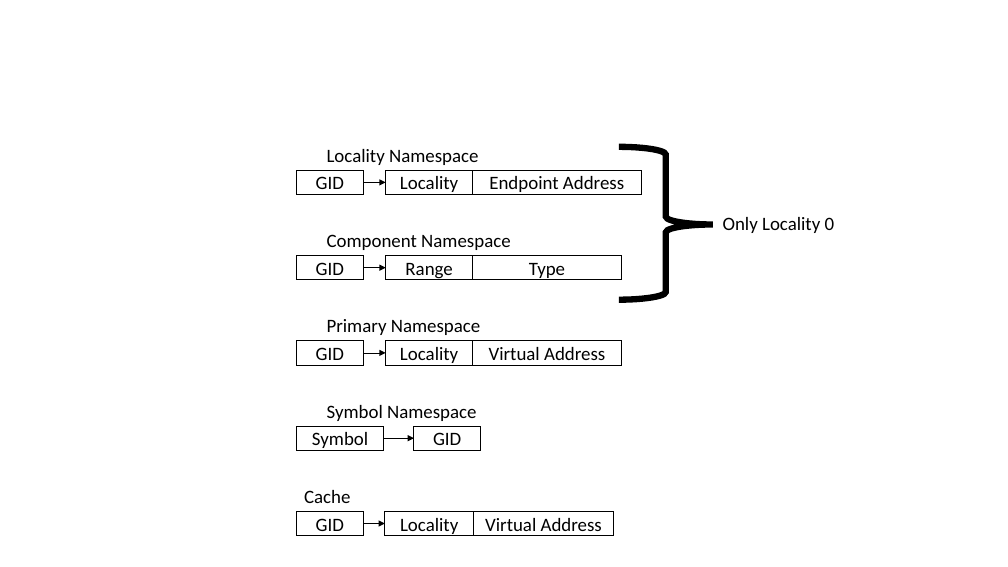
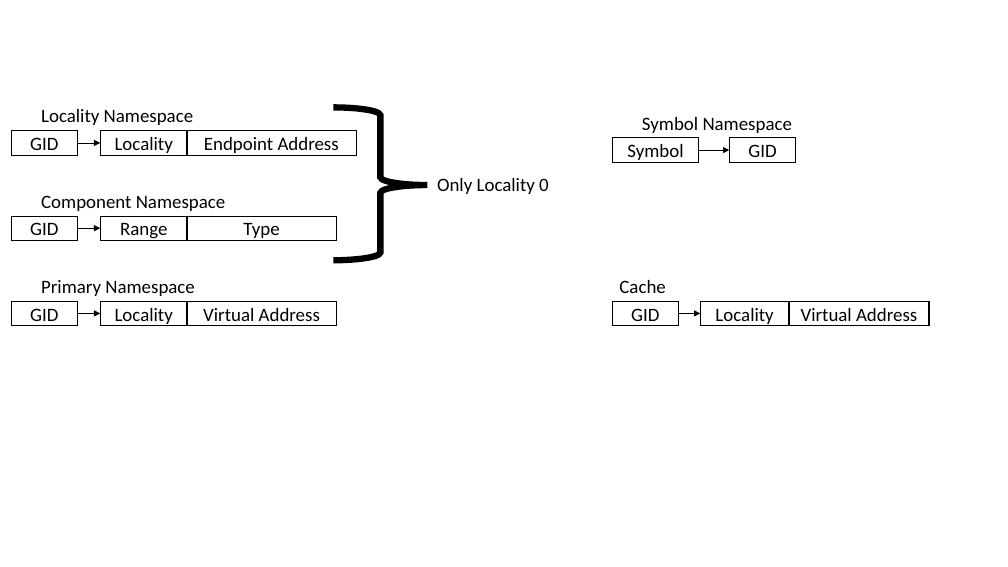
Before and after one commit to parsa/PAW-ATM-2018, a slide deck: slide 1 of illustrations/agas_intern.pptx. Drawn at 1008x567 pixels with LibreOffice and Linux fonts; fonts in the diff are those of the drawing. Boxes give left, top, right and bottom in pixels: in the first picture for what was removed or moved away, otherwise in the second. Text is boxed around its words. In the diff, an @@ line names an element or a change of style, - is before the commit and + after.

```diff
--- a/illustrations/agas_intern.pptx
+++ b/illustrations/agas_intern.pptx
@@ 2 rectangles, 1 text, 1 arrow: place and size @@
-2 rectangles, 1 text, 1 arrow at box(296, 405, 481, 451)
+2 rectangles, 1 text, 1 arrow at box(613, 117, 796, 162)
@@ 9 rectangles, 4 texts, 3 arrows, 1 right brace: place and size @@
-9 rectangles, 4 texts, 3 arrows, 1 right brace at box(296, 147, 835, 365)
+9 rectangles, 4 texts, 3 arrows, 1 right brace at box(11, 107, 549, 326)
@@ 3 rectangles, 1 text, 1 arrow: place and size @@
-3 rectangles, 1 text, 1 arrow at box(296, 490, 613, 535)
+3 rectangles, 1 text, 1 arrow at box(613, 280, 929, 326)
```
Also in this commit, not shown: 17 other files.
